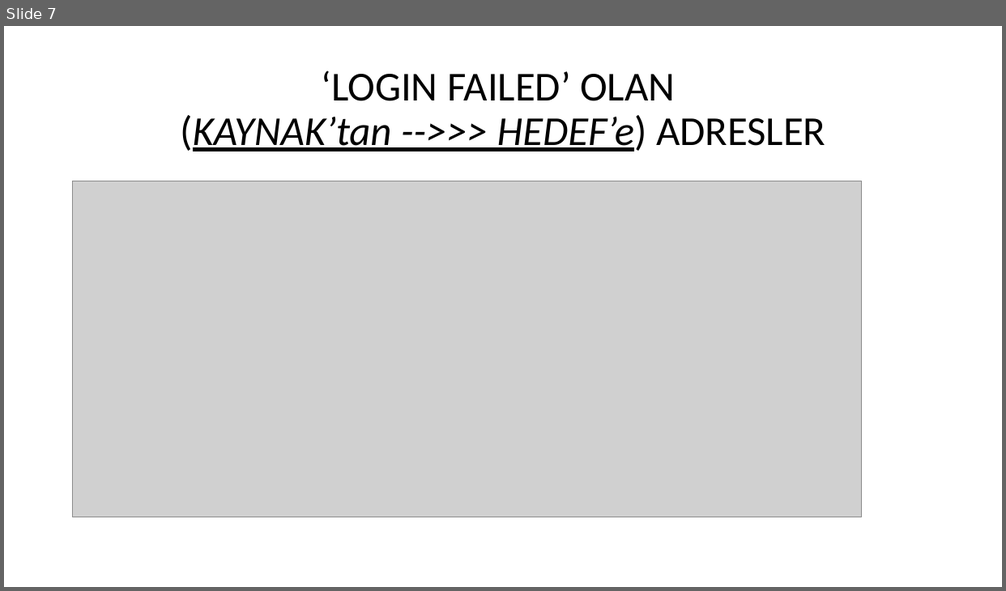
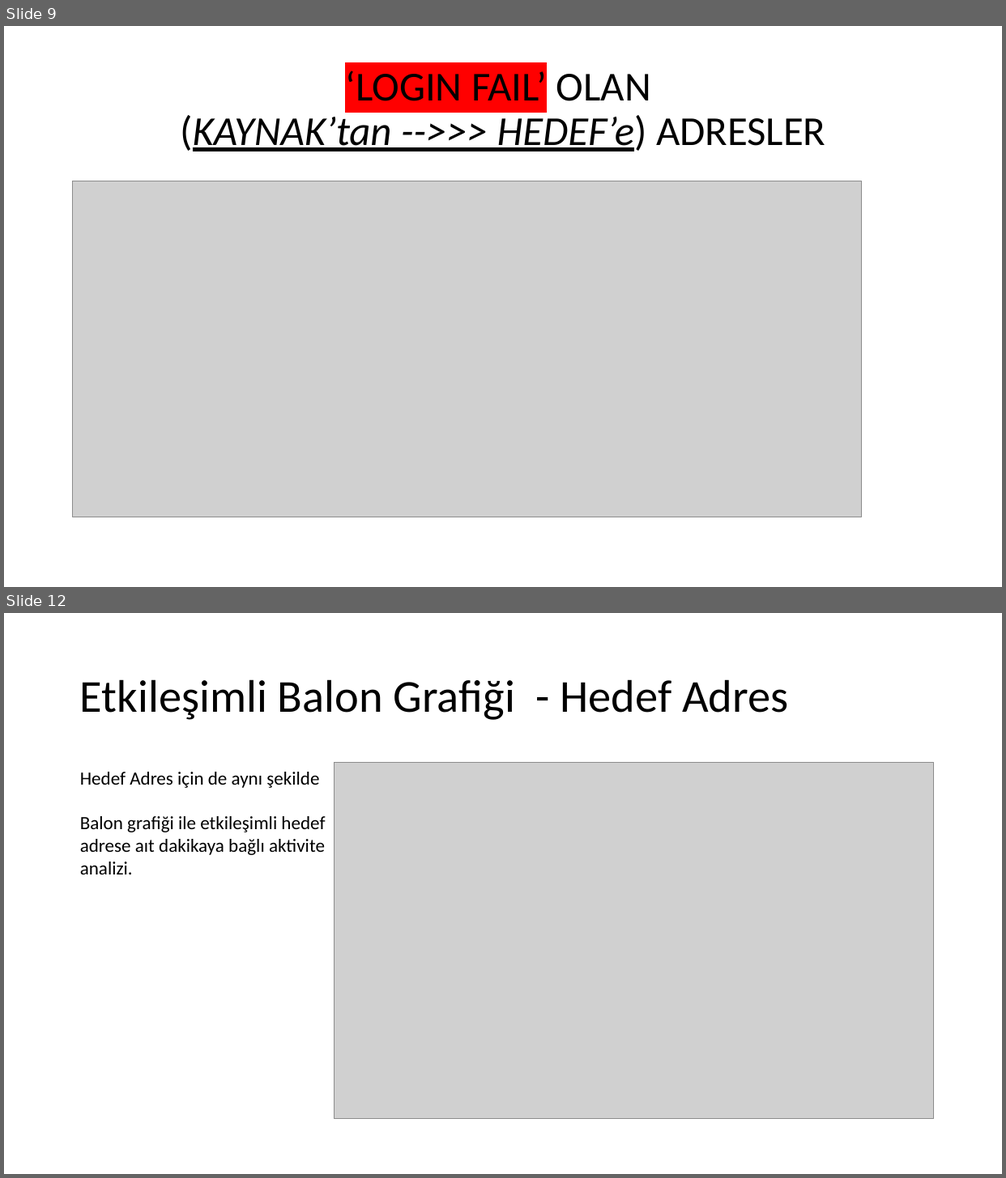
Before and after one commit to euphratesk/portf, a slide deck: Portfolio/ML/Classification Models/NextRay/NetworkTraffic.pptx. Shown one above the other, each under a label of ours: slide 7 before the commit, slides 9 and 12 after it; the slides between them are not shown. The pictures are 1006x591 and 1006x1178 pixels, drawn with LibreOffice and Linux fonts; fonts in the diff are those of the drawing; grey boxes stand for pictures. Boxes give left, top, right and bottom in pixels: in the first picture for what was removed or moved away, otherwise in the second. Text is boxed around its words. In the diff, an @@ line names an element or a change of style, - is before the commit and + after.

```diff
--- a/Portfolio/ML/Classification Models/NextRay/NetworkTraffic.pptx
+++ b/Portfolio/ML/Classification Models/NextRay/NetworkTraffic.pptx
@@ slide 12 added at [4,613,1002,1174], background #FFFFFF @@
@@ title added at [80,679,788,720], 44 pt, text #000000 @@
+Etkileşimli Balon Grafiği - Hedef Adres
@@ text added at [80,772,325,875], 18 pt, text #000000 @@
+Hedef Adres için de aynı şekilde
+Balon grafiği ile etkileşimli hedef adrese aıt dakikaya bağlı aktivite analizi.
@@ picture added at [334,763,933,1119] @@
@@ what was slide 7 is now slide 9 @@
@@ slide 9 changed as well @@
@@ title at [180,71,825,152]: text changed @@
-‘LOGIN FAILED’ OLAN
-(KAYNAK’tan -->>> HEDEF’e) ADRESLER
+‘LOGIN FAIL’ OLAN
+(KAYNAK’tan -->>> HEDEF’e) ADRESLER
```
Also in this commit, not shown: 7 other slides changed, 8 other slides added, 2 other files.
